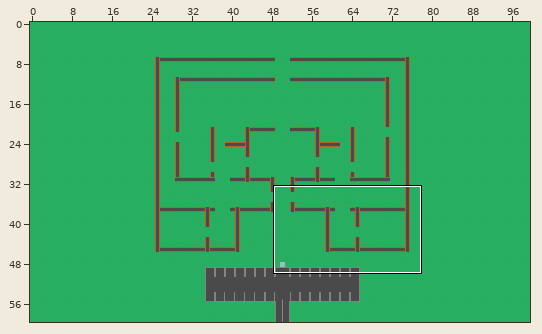
Tiled map -- Shooter/maps/map2.tmx. The picture above shows the old version from afar; the outline marks the close-up.
Close-up. Before the edit:
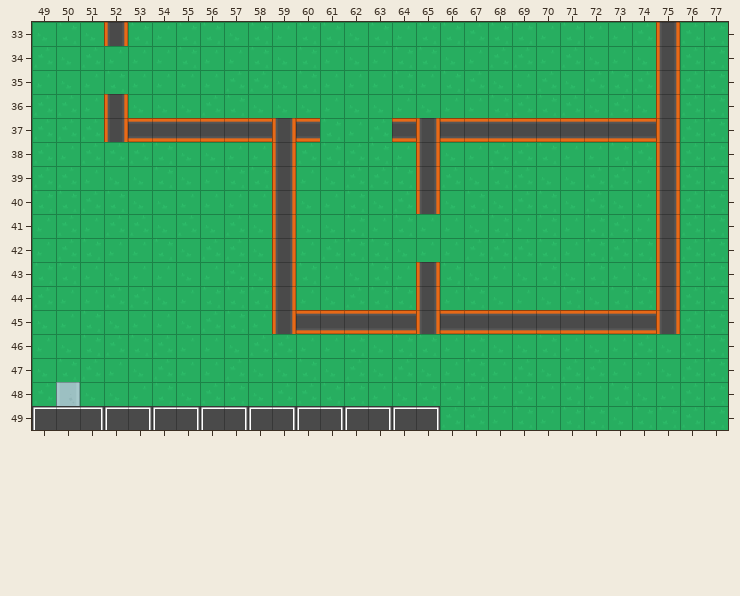
Cells are 64x64 px. Shown: x 49..77, y 33..49. The commit also changed other parts of the map, which this record leaves out.
Now the later version:
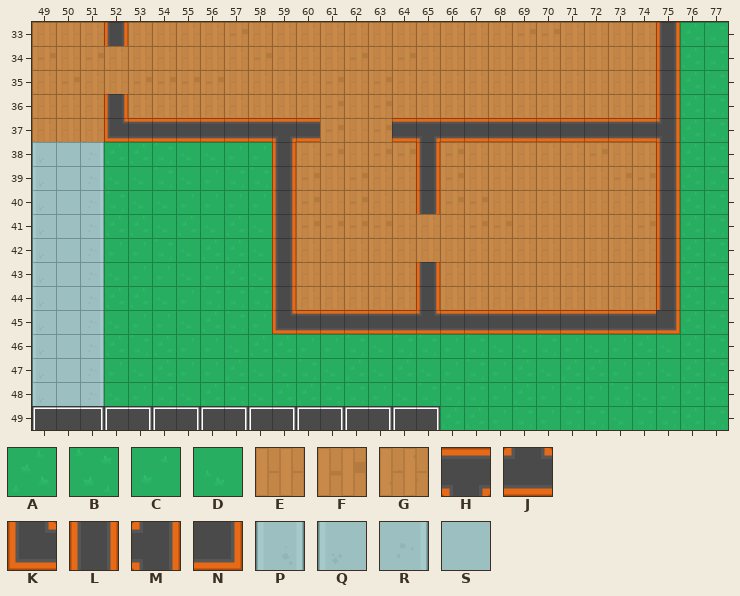
Key: from "Kenny Topdown Pack": A 0, B 1, C 2, D 3, E 42, F 44, G 46, H 111, J 112, K 135, L 137, M 139, N 143, P 299, Q 328, R 329, S 330.
_ is an empty cell.
Tiles replaced or removed in this view: A, B, C, D, L, P.
Change:
Changed rows in their new state; . is an unchanged cell.
Layer "Ground":
first column x 49:
33 EEG.EEGGFGGGGGEEGGGGFFGEEG
34 FEFGEGEEGFGGGFEFGEEEGGGEEG
35 GFGEFFFFEGGGFEFGGGGGEEGEEG
36 EGG.GGGGGEEGFEFGEGEEGGGEEG
37 GEE.........FEF...........
38 QSR........GFEFF.FGEEGGFEE
39 QSR........FEFGG.FEGEEGGFF
40 QSR........FEFGE.FFEEGEEGG
41 QSR........FFFFGGGFFGGEEGF
42 QSR........GGGGGEEGGGGEEGG
43 QSR........EEEEG.GEEEEGEEG
44 QSR........GGGGG.EGGGGGEEG
45 QSR.......................
46 QSR.......................
47 QSR.......................
48 QSR.......................
Layer "Walls":
first column x 52:
37 K......H.....H.........M
first column x 59:
45 K.....J.........N
Changed places in both close-ups, as pixel boxes (x1, y1, x2, y2):
changed: (32, 22, 680, 406)
